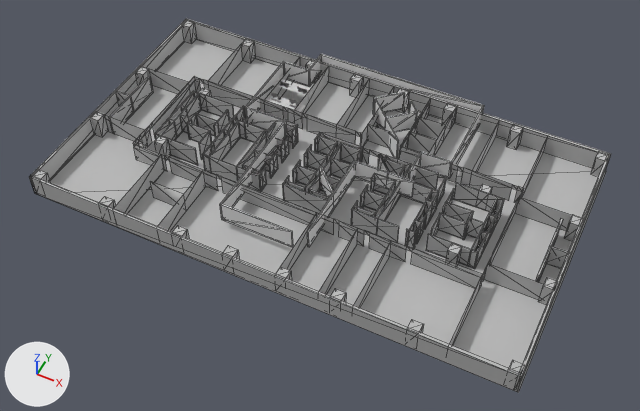
Two versions of the glTF model model/mel-office-interior.glb, one commit apart.
The view is the same before and after, from a 50 mm lens placed at (37.2, -80.5, 86.6), pointed at (1.7, -9.6, -2.0). Lighting does not change. The marker at lower left points along +X, +Y and +Z. Mesh edges are drawn as thin lines on the coarser meshes. Where no turn or scale is listed for an object, it has been applied to the vertices. Vertices at the same position are counted once.

Names of what the first picture shows: 'Dividers', 'Wall.020', 'Wall.021', 'Wall.026', 'Wall.027', 'Wall.031', 'Wall.032', 'Wall.040'.
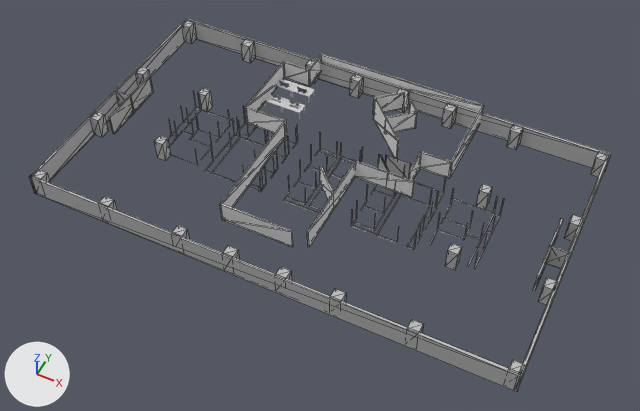
Location of each change, (x1, y1, x2, y2) in pixels of the pictures (640 x 411 px):
'Wall.020', reshaped
    before: (29, 18, 611, 393)
    after: (29, 18, 611, 392)
'Dividers', no longer drawn
    before: (104, 43, 572, 346)
part 1 of me_mesh_076, deleted
    before: (50, 39, 606, 393)
part 2 of me_mesh_076, deleted
    before: (155, 91, 504, 269)

What changed in the scene script:
```text
Change me_mesh_076:
    used by ob_wall_020; location = (0.0, 0.0, 0.0)
    remove me_mesh_076.from_pydata(...)  # 962 vertices, 1466 faces; spans x -33.0..34.4, y -25.5..12.9, z -1.0..2.2
    add me_mesh_076.from_pydata(...)  # 800 vertices, 762 faces; spans x -33.0..34.2, y -25.5..12.9, z -1.0..2.2
    me_mesh_076 part 1: the loose piece of 4 vertices spanning x -32.8..34.4, y -25.5..12.9, z -1.0 is deleted
    me_mesh_076 part 2: 158 vertices removed from x -22.8..24.1, y -11.8..-0.9, z -1.0..2.2
Change ob_dividers:
    ob_dividers: bpy.data.objects.new('Dividers', me_mesh_077) -> bpy.data.objects.new('Dividers', None)
```
